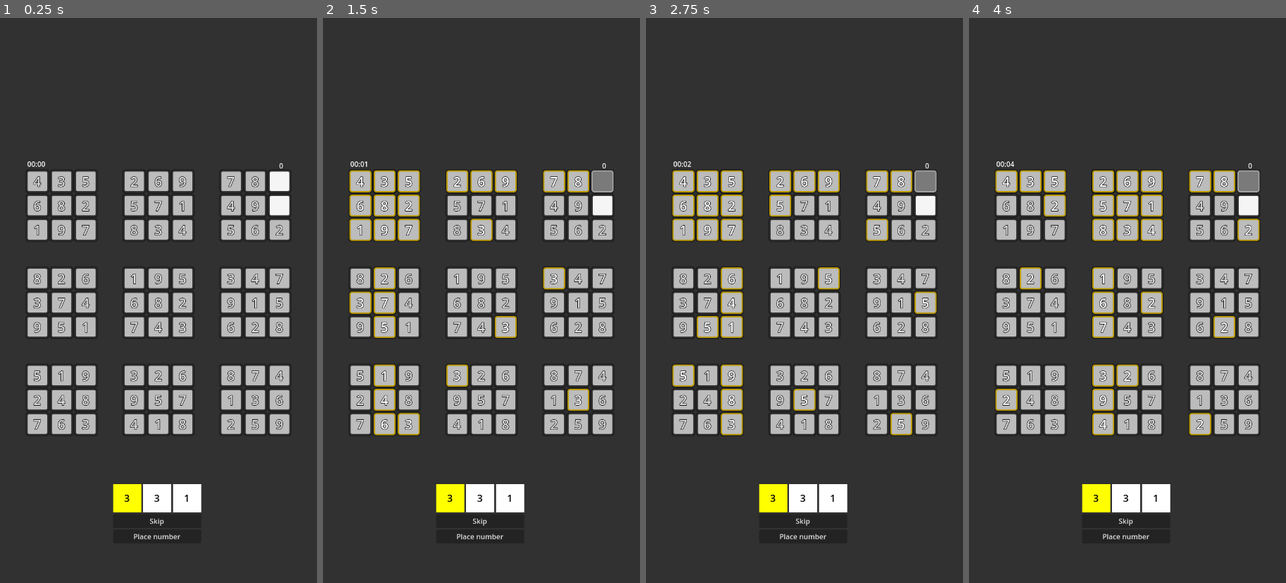
Above: before the commit, frames 1-4 (left to right).
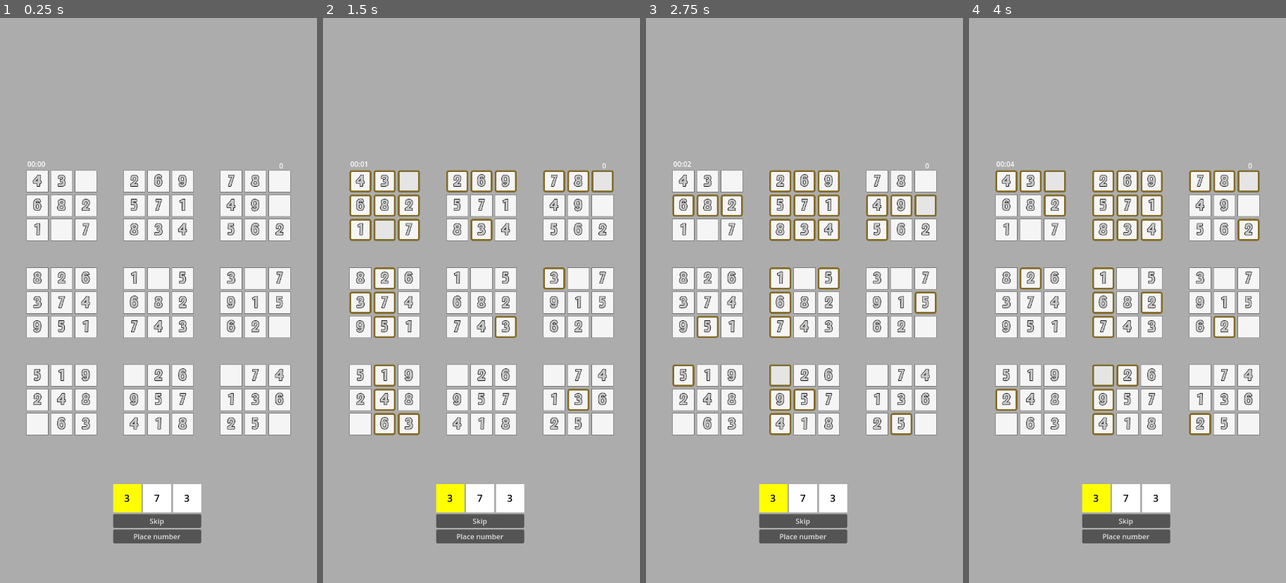
Above: after the commit, the same moments.

Repository: DeeJeezz/randoku
Game: Godot game, scene res://scenes/main_game.tscn
The game is run twice, just before and just after one commit, with the same random seed, the same clock (stepped at 60 frames per second) and the same inputs.
Inputs (mouse positions are in pixels of both pictures, inside the frame that each line leads up to):
- Up to frame 1 (0.25 s): no input
- Up to frame 2 (1.5 s): click "4" at 0.5 s; click "3" at 1.25 s
- Up to frame 3 (2.75 s): click "5" at 2 s
- Up to frame 4 (4 s): click (1054, 181) at 2.77 s; click "2" at 3.5 s

The runs differ from the first frame. In frame 1, 97% of the frame differs, in the area x 0-100%, y 0-100%; in frame 2, 97%; in frame 3, 97%; in frame 4, 97%.

Commit message:
apperarance fixes

Diff:
--- a/configs/levels/levels.json
+++ b/configs/levels/levels.json
@@ -1,13 +1,13 @@
 {
 	"1": [
-		[4, 3, 5, 2, 6, 9, 7, 8, -1],
+		[4, 3, -5, 2, 6, 9, 7, 8, -1],
 		[6, 8, 2, 5, 7, 1, 4, 9, -3],
-		[1, 9, 7, 8, 3, 4, 5, 6, 2],
-		[8, 2, 6, 1, 9, 5, 3, 4, 7],
+		[1, -9, 7, 8, 3, 4, 5, 6, 2],
+		[8, 2, 6, 1, -9, 5, 3, -4, 7],
 		[3, 7, 4, 6, 8, 2, 9, 1, 5],
-		[9, 5, 1, 7, 4, 3, 6, 2, 8],
-		[5, 1, 9, 3, 2, 6, 8, 7, 4],
+		[9, 5, 1, 7, 4, 3, 6, 2, -8],
+		[5, 1, 9, -3, 2, 6, -8, 7, 4],
 		[2, 4, 8, 9, 5, 7, 1, 3, 6],
-		[7, 6, 3, 4, 1, 8, 2, 5, 9]
+		[-7, 6, 3, 4, 1, 8, 2, 5, -9]
 	]
 }
--- a/resources/themes/field_cell.tres
+++ b/resources/themes/field_cell.tres
@@ -1,173 +1,116 @@
-[gd_resource type="Theme" load_steps=14 format=3 uid="uid://ptqr8n7442cw"]
+[gd_resource type="Theme" load_steps=13 format=3 uid="uid://ptqr8n7442cw"]
 
-[sub_resource type="StyleBoxFlat" id="StyleBoxFlat_reqfg"]
-bg_color = Color(0.9607843, 0.9607843, 0.9607843, 1)
-border_width_left = 3
-border_width_top = 3
-border_width_right = 3
-border_width_bottom = 3
-border_color = Color(0.7015961, 0, 0.16851696, 1)
+[sub_resource type="StyleBoxFlat" id="StyleBoxFlat_gv6db"]
+bg_color = Color(0.92099476, 0.9209946, 0.9209946, 1)
+border_width_left = 4
+border_width_top = 4
+border_width_right = 4
+border_width_bottom = 4
+border_color = Color(0.7657644, 0.16539237, 0.12397011, 1)
 corner_radius_top_left = 5
 corner_radius_top_right = 5
 corner_radius_bottom_right = 5
 corner_radius_bottom_left = 5
-shadow_size = 3
 
-[sub_resource type="StyleBoxFlat" id="StyleBoxFlat_mb02b"]
-bg_color = Color(0.53333336, 0.53333336, 0.53333336, 1)
-border_width_left = 3
-border_width_top = 3
-border_width_right = 3
-border_width_bottom = 3
-border_color = Color(0.7015961, 0, 0.16851696, 1)
+[sub_resource type="StyleBoxFlat" id="StyleBoxFlat_ahb8r"]
+bg_color = Color(0.90359825, 0.90359825, 0.9035982, 1)
+border_width_left = 1
+border_width_top = 1
+border_width_right = 1
+border_width_bottom = 1
+border_color = Color(0.427493, 0.42749307, 0.42749295, 1)
+
+[sub_resource type="StyleBoxFlat" id="StyleBoxFlat_ss2cs"]
+bg_color = Color(0.96035105, 0.96035105, 0.96035093, 1)
+border_width_left = 1
+border_width_top = 1
+border_width_right = 1
+border_width_bottom = 1
+border_color = Color(0.427493, 0.42749307, 0.42749295, 1)
+
+[sub_resource type="StyleBoxFlat" id="StyleBoxFlat_ut4j4"]
+bg_color = Color(0.96035105, 0.96035105, 0.96035093, 1)
+border_width_left = 4
+border_width_top = 4
+border_width_right = 4
+border_width_bottom = 4
+border_color = Color(0.51256335, 0.41535056, 0.14534226, 1)
 corner_radius_top_left = 5
 corner_radius_top_right = 5
 corner_radius_bottom_right = 5
 corner_radius_bottom_left = 5
-shadow_size = 3
 
-[sub_resource type="StyleBoxFlat" id="StyleBoxFlat_ahb8r"]
-bg_color = Color(0.9607843, 0.9607843, 0.9607843, 1)
-border_width_left = 3
-border_width_top = 3
-border_width_right = 3
-border_width_bottom = 3
-border_color = Color(0.7015961, 0, 0.16851696, 1)
+[sub_resource type="StyleBoxFlat" id="StyleBoxFlat_6yion"]
+bg_color = Color(0.8992584, 0.89925843, 0.89925826, 1)
+border_width_left = 1
+border_width_top = 1
+border_width_right = 1
+border_width_bottom = 1
+border_color = Color(0.49587846, 0.42210165, 0.17410856, 1)
+
+[sub_resource type="StyleBoxFlat" id="StyleBoxFlat_gvswn"]
+bg_color = Color(0.96035105, 0.96035105, 0.96035093, 1)
+border_width_left = 1
+border_width_top = 1
+border_width_right = 1
+border_width_bottom = 1
+border_color = Color(0.427493, 0.42749307, 0.42749295, 1)
+
+[sub_resource type="StyleBoxFlat" id="StyleBoxFlat_fg07w"]
+bg_color = Color(0.8992584, 0.89925843, 0.89925826, 1)
+border_width_left = 4
+border_width_top = 4
+border_width_right = 4
+border_width_bottom = 4
+border_color = Color(0.49587846, 0.42210165, 0.17410856, 1)
+corner_radius_top_left = 4
+corner_radius_top_right = 4
+corner_radius_bottom_right = 4
+corner_radius_bottom_left = 4
+
+[sub_resource type="StyleBoxFlat" id="StyleBoxFlat_7yykh"]
+bg_color = Color(0.8992584, 0.89925843, 0.89925826, 1)
+border_width_left = 1
+border_width_top = 1
+border_width_right = 1
+border_width_bottom = 1
+border_color = Color(0.49587846, 0.42210165, 0.17410856, 1)
+
+[sub_resource type="StyleBoxFlat" id="StyleBoxFlat_f5q12"]
+bg_color = Color(0.96035105, 0.96035105, 0.96035093, 1)
+border_width_left = 1
+border_width_top = 1
+border_width_right = 1
+border_width_bottom = 1
+border_color = Color(0.427493, 0.42749307, 0.42749295, 1)
+
+[sub_resource type="StyleBoxFlat" id="StyleBoxFlat_0ace4"]
+bg_color = Color(0.92099476, 0.9209946, 0.9209946, 1)
+border_width_left = 4
+border_width_top = 4
+border_width_right = 4
+border_width_bottom = 4
+border_color = Color(0.24359247, 0.49764103, 0.18311292, 1)
 corner_radius_top_left = 5
 corner_radius_top_right = 5
 corner_radius_bottom_right = 5
 corner_radius_bottom_left = 5
-shadow_size = 3
 
-[sub_resource type="StyleBoxFlat" id="StyleBoxFlat_ss2cs"]
-bg_color = Color(0.47843137, 0.47843137, 0.47843137, 1)
-border_width_left = 3
-border_width_top = 3
-border_width_right = 3
-border_width_bottom = 3
-border_color = Color(0.84858274, 0.00010836639, 0.2119605, 1)
-corner_radius_top_left = 5
-corner_radius_top_right = 5
-corner_radius_bottom_right = 5
-corner_radius_bottom_left = 5
-shadow_size = 3
-
-[sub_resource type="StyleBoxFlat" id="StyleBoxFlat_6yion"]
-bg_color = Color(0.73719335, 0.73719287, 0.7371929, 1)
-border_width_left = 3
-border_width_top = 3
-border_width_right = 3
-border_width_bottom = 3
-border_color = Color(0.7428108, 0.60858655, 0, 1)
-corner_radius_top_left = 5
-corner_radius_top_right = 5
-corner_radius_bottom_right = 5
-corner_radius_bottom_left = 5
-shadow_size = 3
-
-[sub_resource type="StyleBoxFlat" id="StyleBoxFlat_gvswn"]
-bg_color = Color(0.73719335, 0.73719287, 0.7371929, 1)
-border_width_left = 3
-border_width_top = 3
-border_width_right = 3
-border_width_bottom = 3
-border_color = Color(0.20871013, 0.20871016, 0.20870999, 1)
-corner_radius_top_left = 5
-corner_radius_top_right = 5
-corner_radius_bottom_right = 5
-corner_radius_bottom_left = 5
-shadow_size = 3
-
-[sub_resource type="StyleBoxFlat" id="StyleBoxFlat_ut4j4"]
-bg_color = Color(0.96035105, 0.96035105, 0.96035093, 1)
-border_width_left = 3
-border_width_top = 3
-border_width_right = 3
-border_width_bottom = 3
-border_color = Color(0.20871013, 0.20871016, 0.20870999, 1)
-corner_radius_top_left = 5
-corner_radius_top_right = 5
-corner_radius_bottom_right = 5
-corner_radius_bottom_left = 5
-shadow_size = 3
-
-[sub_resource type="StyleBoxFlat" id="StyleBoxFlat_7yykh"]
-bg_color = Color(0.5330367, 0.5330367, 0.5330366, 1)
-border_width_left = 3
-border_width_top = 3
-border_width_right = 3
-border_width_bottom = 3
-border_color = Color(0.20871013, 0.20871016, 0.20870999, 1)
-corner_radius_top_left = 5
-corner_radius_top_right = 5
-corner_radius_bottom_right = 5
-corner_radius_bottom_left = 5
-shadow_size = 3
-
-[sub_resource type="StyleBoxFlat" id="StyleBoxFlat_f5q12"]
-bg_color = Color(0.96035105, 0.96035105, 0.96035093, 1)
-border_width_left = 3
-border_width_top = 3
-border_width_right = 3
-border_width_bottom = 3
-border_color = Color(0.20871013, 0.20871016, 0.20870999, 1)
-corner_radius_top_left = 5
-corner_radius_top_right = 5
-corner_radius_bottom_right = 5
-corner_radius_bottom_left = 5
-shadow_size = 3
-
-[sub_resource type="StyleBoxFlat" id="StyleBoxFlat_fg07w"]
-bg_color = Color(0.47843137, 0.47843137, 0.47843137, 1)
-border_width_left = 3
-border_width_top = 3
-border_width_right = 3
-border_width_bottom = 3
-border_color = Color(0.6337567, 0.6337568, 0.6337567, 1)
-corner_radius_top_left = 5
-corner_radius_top_right = 5
-corner_radius_bottom_right = 5
-corner_radius_bottom_left = 5
-shadow_size = 3
+[sub_resource type="StyleBoxFlat" id="StyleBoxFlat_jr30m"]
+bg_color = Color(0.90359825, 0.90359825, 0.9035982, 1)
+border_width_left = 1
+border_width_top = 1
+border_width_right = 1
+border_width_bottom = 1
+border_color = Color(0.427493, 0.42749307, 0.42749295, 1)
 
 [sub_resource type="StyleBoxFlat" id="StyleBoxFlat_ho3v2"]
 bg_color = Color(0.96035105, 0.96035105, 0.96035093, 1)
-border_width_left = 3
-border_width_top = 3
-border_width_right = 3
-border_width_bottom = 3
-border_color = Color(0.020910308, 0.44556612, 0.2301605, 1)
-corner_radius_top_left = 5
-corner_radius_top_right = 5
-corner_radius_bottom_right = 5
-corner_radius_bottom_left = 5
-shadow_size = 3
-
-[sub_resource type="StyleBoxFlat" id="StyleBoxFlat_jr30m"]
-bg_color = Color(0.53333336, 0.53333336, 0.53333336, 1)
-border_width_left = 3
-border_width_top = 3
-border_width_right = 3
-border_width_bottom = 3
-border_color = Color(0.020910308, 0.44556612, 0.2301605, 1)
-corner_radius_top_left = 5
-corner_radius_top_right = 5
-corner_radius_bottom_right = 5
-corner_radius_bottom_left = 5
-shadow_size = 3
-
-[sub_resource type="StyleBoxFlat" id="StyleBoxFlat_0ace4"]
-bg_color = Color(0.47788018, 0.47788018, 0.47788, 1)
-border_width_left = 3
-border_width_top = 3
-border_width_right = 3
-border_width_bottom = 3
-border_color = Color(0.03190443, 0.5860583, 0.3103057, 1)
-corner_radius_top_left = 5
-corner_radius_top_right = 5
-corner_radius_bottom_right = 5
-corner_radius_bottom_left = 5
-shadow_size = 3
+border_width_left = 1
+border_width_top = 1
+border_width_right = 1
+border_width_bottom = 1
+border_color = Color(0.427493, 0.42749307, 0.42749295, 1)
 
 [resource]
 invalid/base_type = &"Button"
@@ -176,17 +119,29 @@
 invalid/colors/font_focus_color = Color(0.7019608, 0, 0.16862746, 1)
 invalid/colors/font_hover_color = Color(0.7019608, 0, 0.16862746, 1)
 invalid/colors/font_hover_pressed_color = Color(0.7019608, 0, 0.16862746, 1)
+invalid/colors/font_outline_color = Color(0, 0, 0, 1)
 invalid/colors/font_pressed_color = Color(0.7019608, 0, 0.16862746, 1)
-invalid/styles/focus = SubResource("StyleBoxFlat_reqfg")
-invalid/styles/hover = SubResource("StyleBoxFlat_mb02b")
-invalid/styles/normal = SubResource("StyleBoxFlat_ahb8r")
-invalid/styles/pressed = SubResource("StyleBoxFlat_ss2cs")
+invalid/constants/outline_size = 2
+invalid/font_sizes/font_size = 34
+invalid/styles/focus = SubResource("StyleBoxFlat_gv6db")
+invalid/styles/hover = SubResource("StyleBoxFlat_ahb8r")
+invalid/styles/normal = SubResource("StyleBoxFlat_ss2cs")
+invalid/styles/pressed = SubResource("StyleBoxFlat_gv6db")
 not_playable/base_type = &"Button"
-not_playable/styles/focus = SubResource("StyleBoxFlat_6yion")
+not_playable/colors/font_color = Color(0.7835232, 0.78352356, 0.78352314, 1)
+not_playable/colors/font_hover_pressed_color = Color(0.78431374, 0.78431374, 0.78431374, 1)
+not_playable/colors/font_outline_color = Color(0, 0, 0, 1)
+not_playable/colors/font_pressed_color = Color(0.78431374, 0.78431374, 0.78431374, 1)
+not_playable/constants/outline_size = 4
+not_playable/font_sizes/font_size = 34
+not_playable/styles/focus = SubResource("StyleBoxFlat_ut4j4")
+not_playable/styles/hover = SubResource("StyleBoxFlat_6yion")
 not_playable/styles/normal = SubResource("StyleBoxFlat_gvswn")
-not_playable/styles/pressed = SubResource("StyleBoxFlat_6yion")
+not_playable/styles/pressed = SubResource("StyleBoxFlat_ut4j4")
 playable/base_type = &"Button"
-playable/styles/focus = SubResource("StyleBoxFlat_ut4j4")
+playable/colors/font_color = Color(0, 0, 0, 1)
+playable/font_sizes/font_size = 34
+playable/styles/focus = SubResource("StyleBoxFlat_fg07w")
 playable/styles/hover = SubResource("StyleBoxFlat_7yykh")
 playable/styles/normal = SubResource("StyleBoxFlat_f5q12")
 playable/styles/pressed = SubResource("StyleBoxFlat_fg07w")
@@ -196,8 +151,11 @@
 valid/colors/font_focus_color = Color(0.019607844, 0.44705883, 0.23137255, 1)
 valid/colors/font_hover_color = Color(0.019607844, 0.44705883, 0.23137255, 1)
 valid/colors/font_hover_pressed_color = Color(0.019607844, 0.44705883, 0.23137255, 1)
+valid/colors/font_outline_color = Color(0, 0, 0, 1)
 valid/colors/font_pressed_color = Color(0.019607844, 0.44705883, 0.23137255, 1)
-valid/styles/focus = SubResource("StyleBoxFlat_ho3v2")
+valid/constants/outline_size = 2
+valid/font_sizes/font_size = 34
+valid/styles/focus = SubResource("StyleBoxFlat_0ace4")
 valid/styles/hover = SubResource("StyleBoxFlat_jr30m")
 valid/styles/normal = SubResource("StyleBoxFlat_ho3v2")
 valid/styles/pressed = SubResource("StyleBoxFlat_0ace4")
--- a/scenes/field_cell.tscn
+++ b/scenes/field_cell.tscn
@@ -1,7 +1,8 @@
-[gd_scene load_steps=8 format=3 uid="uid://c0npfpysbbfqd"]
+[gd_scene load_steps=9 format=3 uid="uid://c0npfpysbbfqd"]
 
 [ext_resource type="Script" uid="uid://b4wh2cqf7olbw" path="res://scripts/field_cell.gd" id="1_mrp8d"]
 [ext_resource type="Theme" uid="uid://ptqr8n7442cw" path="res://resources/themes/field_cell.tres" id="2_ctq73"]
+[ext_resource type="FontFile" uid="uid://dsbgt6nwysrwq" path="res://assets/fonts/Tak Cubit.ttf" id="3_nmhgo"]
 
 [sub_resource type="Animation" id="Animation_ctq73"]
 length = 0.001
@@ -51,10 +52,9 @@
 grow_vertical = 2
 pivot_offset = Vector2(25, 25)
 theme = ExtResource("2_ctq73")
-theme_type_variation = &"valid"
-theme_override_colors/font_outline_color = Color(0, 0, 0, 1)
-theme_override_constants/outline_size = 4
-theme_override_font_sizes/font_size = 30
+theme_type_variation = &"not_playable"
+theme_override_fonts/font = ExtResource("3_nmhgo")
+theme_override_font_sizes/font_size = 34
 toggle_mode = true
 text = "1"
 
--- a/scenes/main_game.tscn
+++ b/scenes/main_game.tscn
@@ -8,7 +8,7 @@
 
 [sub_resource type="Gradient" id="Gradient_0rdsr"]
 offsets = PackedFloat32Array(0)
-colors = PackedColorArray(0.19434929, 0.19434926, 0.19434926, 1)
+colors = PackedColorArray(0.67481464, 0.6748146, 0.6748147, 1)
 
 [sub_resource type="GradientTexture1D" id="GradientTexture1D_ipu61"]
 gradient = SubResource("Gradient_0rdsr")
@@ -83,6 +83,7 @@
 vertical_alignment = 1
 
 [node name="EndGameScreen" parent="CanvasLayer" instance=ExtResource("4_ipu61")]
+visible = false
 
 [node name="CountUpTimer" type="Timer" parent="." node_paths=PackedStringArray("timer_label")]
 script = ExtResource("4_0rdsr")
Binary file added: assets/fonts/Tak Cubit.ttf
Not shown, added: assets/fonts/Tak Cubit.ttf.import
